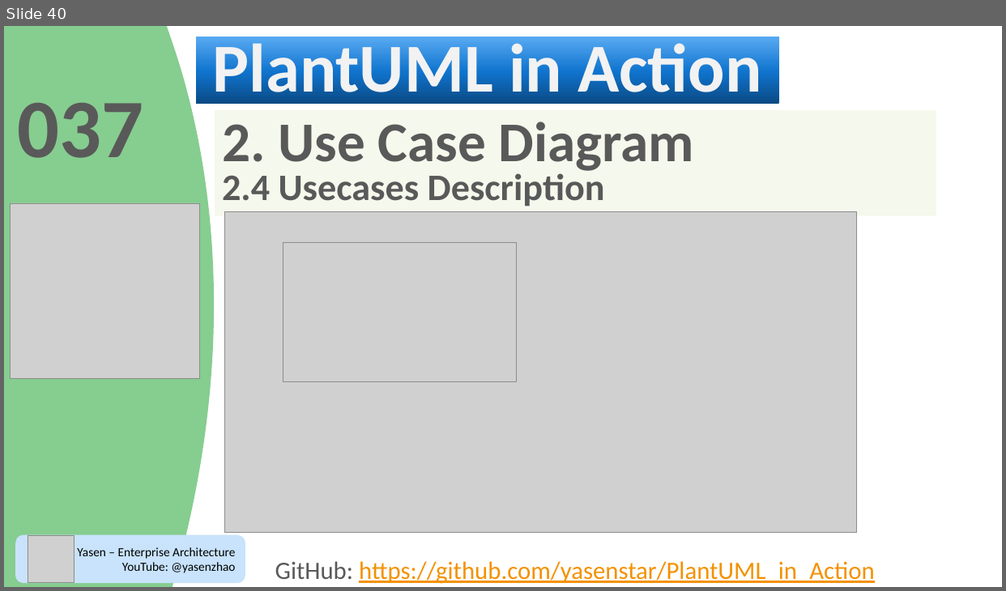
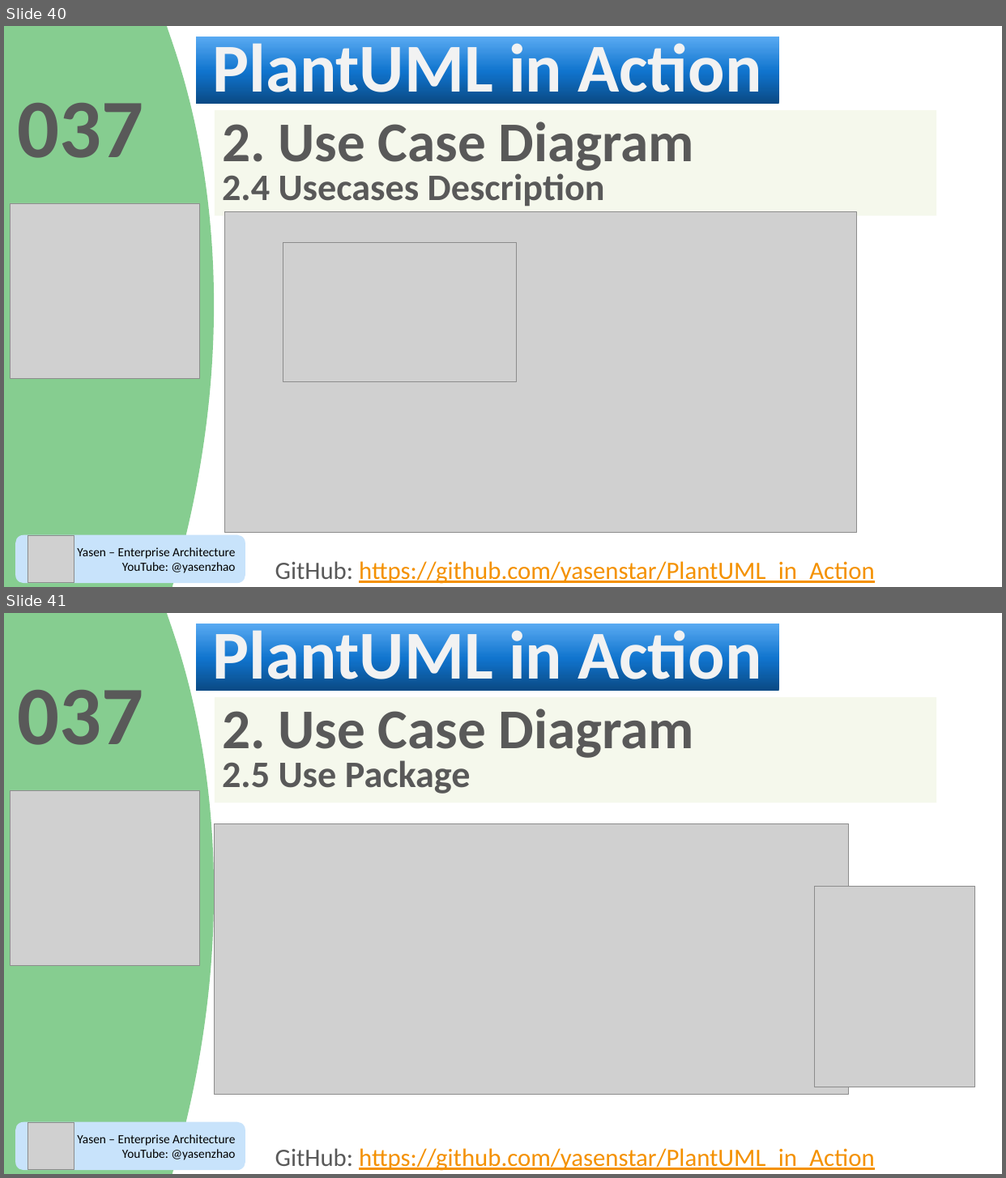
Before and after one commit to yasenstar/PlantUML_in_Action, a slide deck: PlantUML_in_Action.pptx. Shown one above the other, each under a label of ours: slide 40 before the commit, slides 40 and 41 after it. The pictures are 1006x591 and 1006x1178 pixels, drawn with LibreOffice and Linux fonts; fonts in the diff are those of the drawing; grey boxes stand for pictures; background and template pictures are left out; a plain dark background stands for a picture behind light text. Boxes give left, top, right and bottom in pixels: in the first picture for what was removed or moved away, otherwise in the second. Text is boxed around its words. In the diff, an @@ line names an element or a change of style, - is before the commit and + after.

```diff
--- a/PlantUML_in_Action.pptx
+++ b/PlantUML_in_Action.pptx
@@ slide 41 added at (x1=4, y1=613, x2=1002, y2=1174), background picture (left out); not listed: 3 template elements that a slide beside it also shows @@
@@ title added at (x1=197, y1=624, x2=780, y2=691), fill gradient #0A4A85 to #1074CE to #59AAF2, 66 pt, text #F2F2F2, bold @@
+PlantUML in Action
@@ text added at (x1=17, y1=690, x2=143, y2=745), 80 pt, text #595959, bold @@
+037
@@ rectangle added at (x1=215, y1=697, x2=937, y2=803), fill #EDF3DB at 50% opacity, 54 pt, text #595959, bold @@
+2. Use Case Diagram
+2.5 Use Package
@@ picture added at (x1=10, y1=790, x2=199, y2=965) @@
@@ picture added at (x1=215, y1=824, x2=849, y2=1095) @@
@@ picture added at (x1=814, y1=886, x2=975, y2=1088) @@
@@ rounded rectangle added at (x1=15, y1=1122, x2=245, y2=1170), fill #C8E3FB, 12 pt, text #000000 @@
+Yasen – Enterprise Architecture
+YouTube: @yasenzhao
@@ picture added at (x1=28, y1=1122, x2=74, y2=1170) @@
@@ text added at (x1=275, y1=1148, x2=874, y2=1171), 24 pt, text #F49100, underline @@
+GitHub: https://github.com/yasenstar/PlantUML_in_Action
```
Also in this commit, not shown: 4 other files.
